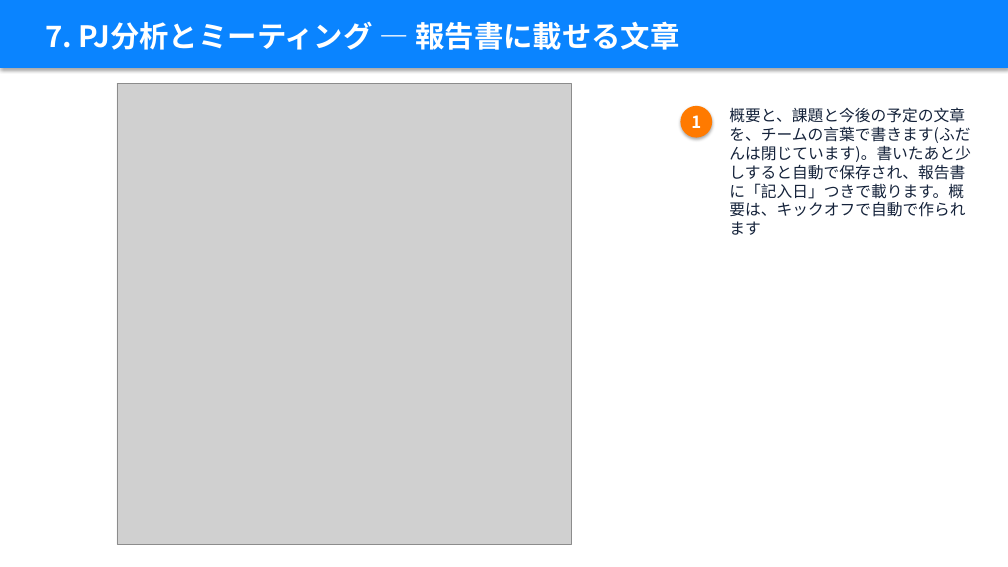
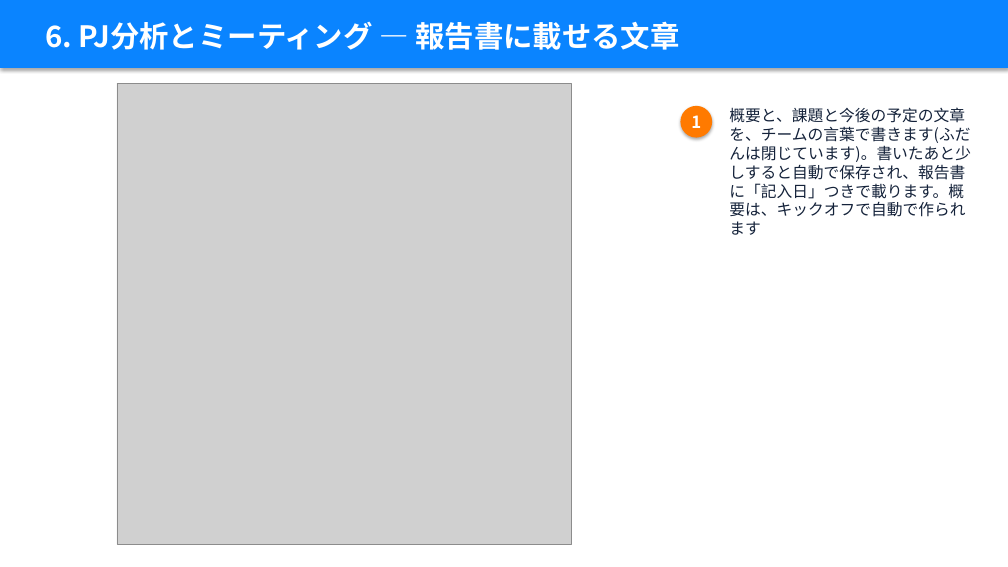
Before and after one commit to takky416-byte/sotsuken_pj_management, a slide deck: slide 22 of docs/manual/卒研PJ管理_説明資料_学生編.pptx (slide 25 before the commit). Drawn at 1008x567 pixels with LibreOffice and Linux fonts; fonts in the diff are those of the drawing; grey boxes stand for pictures. Boxes give left, top, right and bottom in pixels: in the first picture for what was removed or moved away, otherwise in the second. Text is boxed around its words. In the diff, an @@ line names an element or a change of style, - is before the commit and + after.

```diff
--- a/docs/manual/卒研PJ管理_説明資料_学生編.pptx
+++ b/docs/manual/卒研PJ管理_説明資料_学生編.pptx
@@ text at box(45, 21, 679, 50): text changed @@
-7. PJ分析とミーティング — 報告書に載せる文章
+6. PJ分析とミーティング — 報告書に載せる文章
```
Also in this commit, not shown: 21 other slides changed, 4 slides removed, 19 other files.
